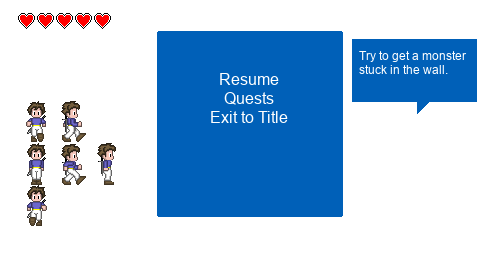
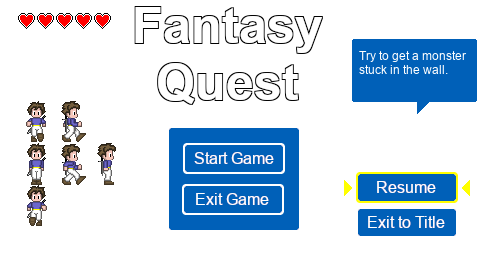
Layer changes from the first (480, 264) image to the second:
removed layer "Resume ..." over [211, 73, 288, 123]
added layer "Head 2 #1" above "Background" over [344, 172, 470, 203]
painted on "Background" over [134, 6, 477, 236]
showed "Head 2", painted on it over [134, 6, 477, 236]
